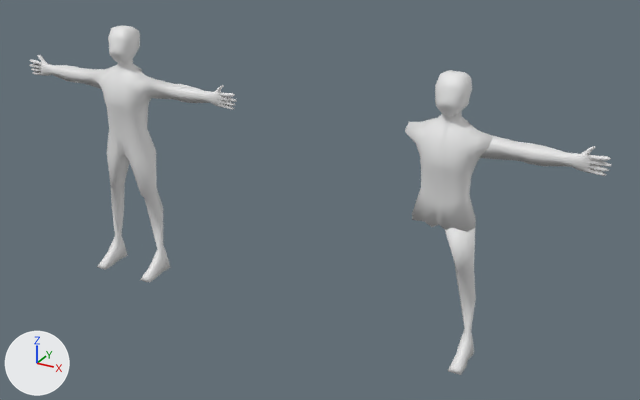
Renders of the Blender file Assets/Assets/Limbs/limbs.blend from each side of a commit.
The view is the same before and after, from a 50 mm camera at (5.11, -5.74, 3.94) aimed at (1.88, 0.13, 1.01). The lights are fixed; the arrows at lower left show +X, +Y and +Z. The first picture is the older version.

The first picture shows 'Zombie', 'Zombie.Arm', 'Zombie.Body', 'Zombie.Head', 'Zombie.Leg'.
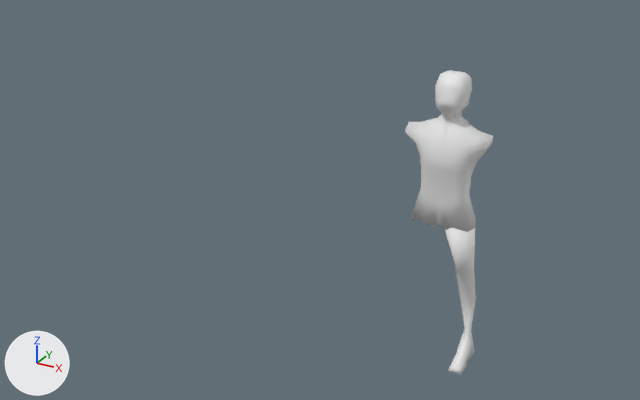
The change in detail:
Object 'Zombie' (ob_zombie) is now hidden.
Object 'Zombie.Arm' (ob_zombie_arm) is now hidden.

Where the change shows, as pixel boxes (x1, y1, x2, y2) in the pictures (640 x 400 px):
'Zombie', hidden: before (29, 25, 237, 283)
'Zombie.Arm', hidden: before (480, 136, 612, 176)
